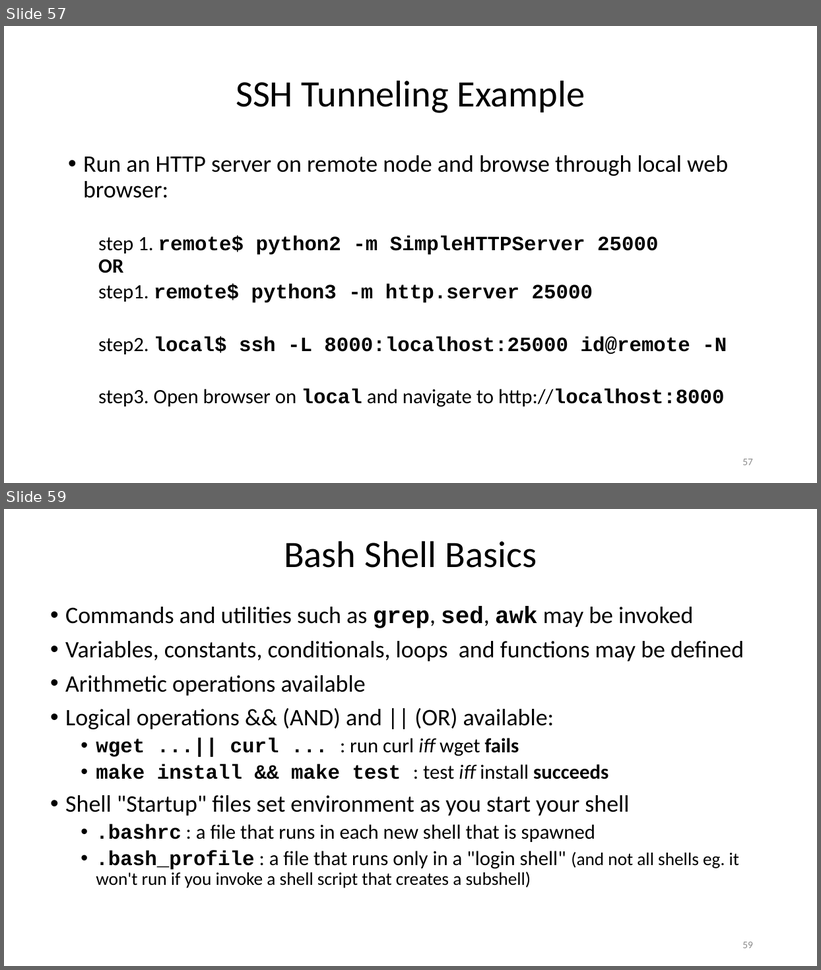
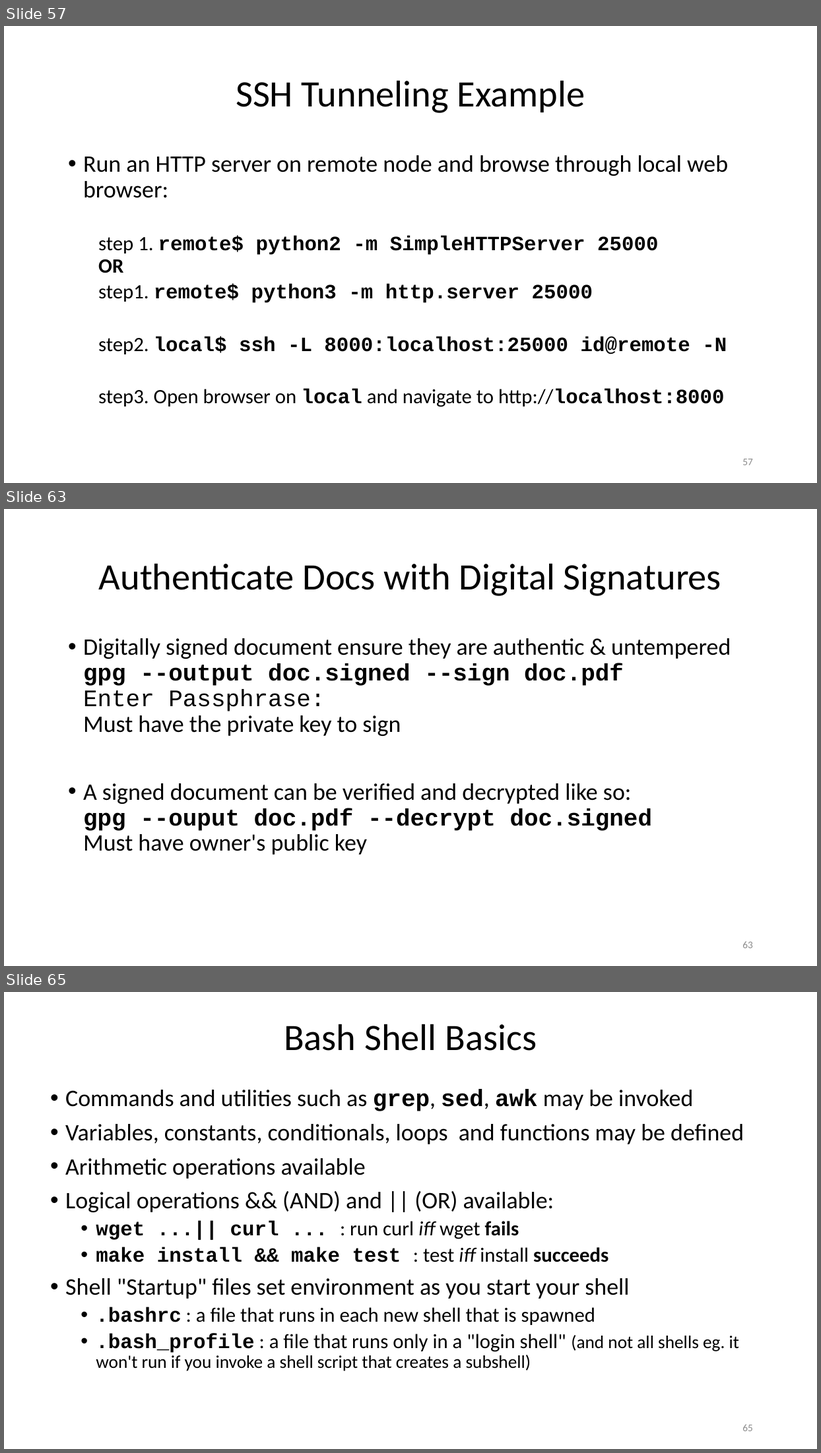
Before and after one commit to ketancmaheshwari/lisa19, a slide deck: lpt_LISA.pptx. Shown one above the other, each under a label of ours: slides 57 and 59 before the commit, slides 57, 63 and 65 after it; the slides between them are not shown. The pictures are 821x970 and 821x1453 pixels, drawn with LibreOffice and Linux fonts; fonts in the diff are those of the drawing. Boxes give left, top, right and bottom in pixels: in the first picture for what was removed or moved away, otherwise in the second. Text is boxed around its words. In the diff, an @@ line names an element or a change of style, - is before the commit and + after.

```diff
--- a/lpt_LISA.pptx
+++ b/lpt_LISA.pptx
@@ slide 63 added at (4,509,817,966), background #FFFFFF @@
@@ title added at (99,563,721,596), 33 pt, text #000000 @@
+Authenticate Docs with Digital Signatures
@@ text added at (83,638,731,855), 21 pt, text #000000 @@
+• Digitally signed document ensure they are authentic & untempered
+  gpg --output doc.signed --sign doc.pdf
+  Enter Passphrase:
+  Must have the private key to sign
+• A signed document can be verified and decrypted like so:
+  gpg --ouput doc.pdf --decrypt doc.signed
+  Must have owner's public key
@@ page number added at (743,941,753,949), 9 pt, text #8C8C8C @@
+63
@@ what was slide 59 is now slide 65 @@
@@ page number at (743,1424,753,1432): text changed @@
-59
+65
```
Also in this commit, not shown: 4 slides changed, 5 other slides added, 1 other file.
